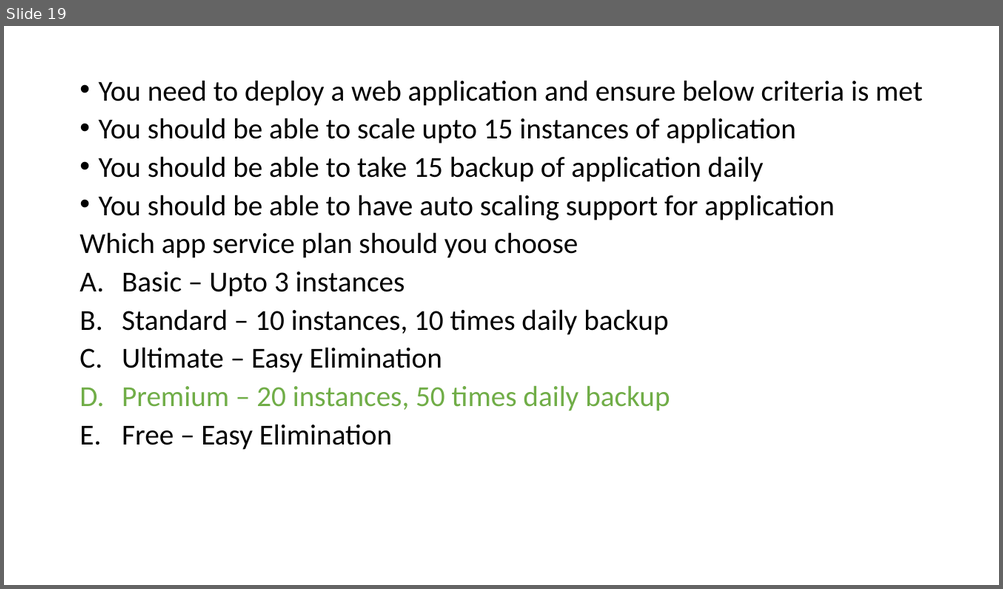
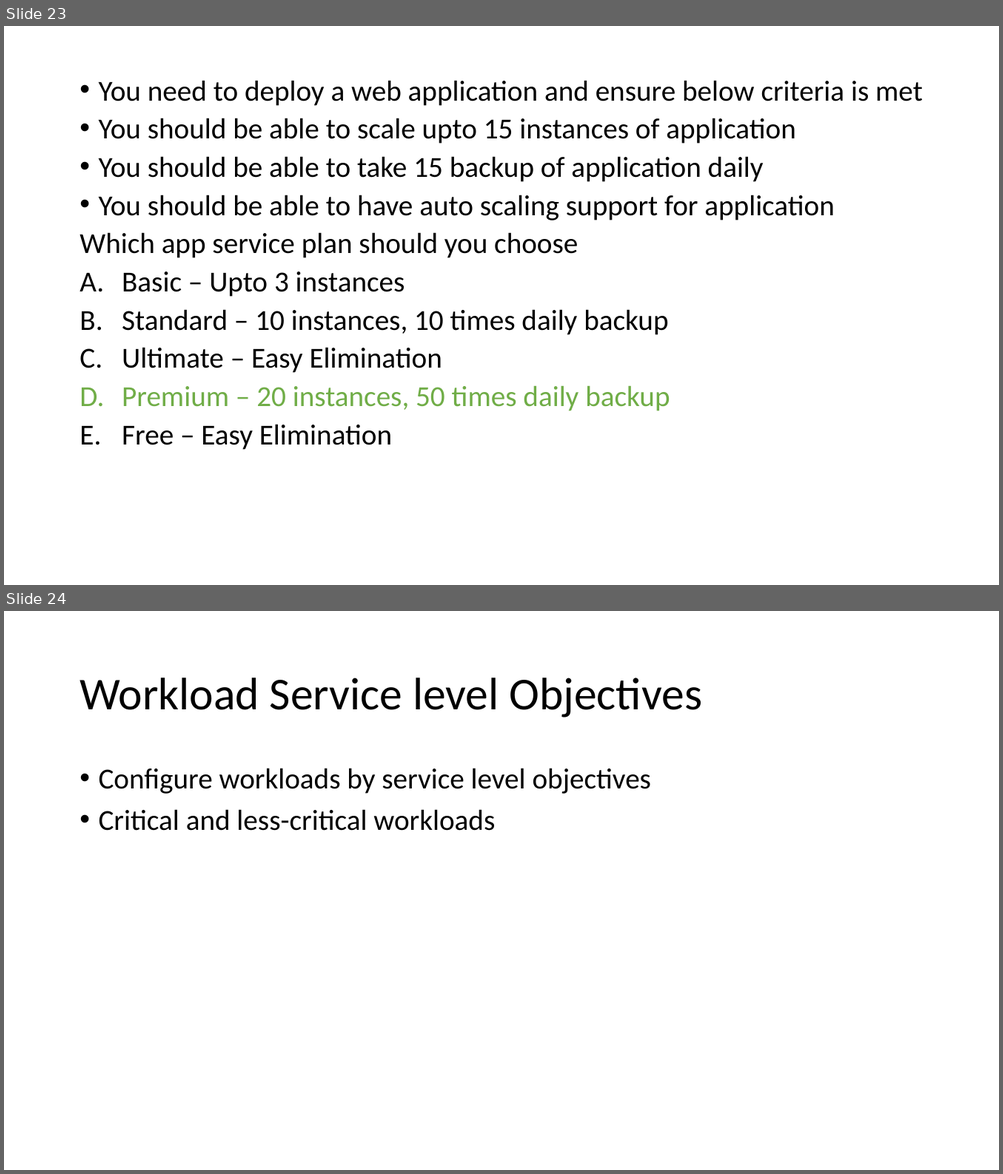
Before and after one commit to BhavaniN5/03June-AZ305, a slide deck: Business Continuity and Resiliency.pptx. Shown one above the other, each under a label of ours: slide 19 before the commit, slides 23 and 24 after it. The pictures are 1003x589 and 1003x1174 pixels, drawn with LibreOffice and Linux fonts; fonts in the diff are those of the drawing. Boxes give left, top, right and bottom in pixels: in the first picture for what was removed or moved away, otherwise in the second. Text is boxed around its words. In the diff, an @@ line names an element or a change of style, - is before the commit and + after.

```diff
--- a/Business Continuity and Resiliency.pptx
+++ b/Business Continuity and Resiliency.pptx
@@ slide 24 added at box(4, 611, 999, 1170), background #FFFFFF @@
@@ title added at box(79, 678, 702, 718), 44 pt, text #000000 @@
+Workload Service level Objectives
@@ text added at box(99, 768, 652, 831), 28 pt, text #000000 @@
+• Configure workloads by service level objectives
+• Critical and less-critical workloads
@@ what was slide 19 is now slide 23 @@
```
Also in this commit, not shown: 13 other slides added.
